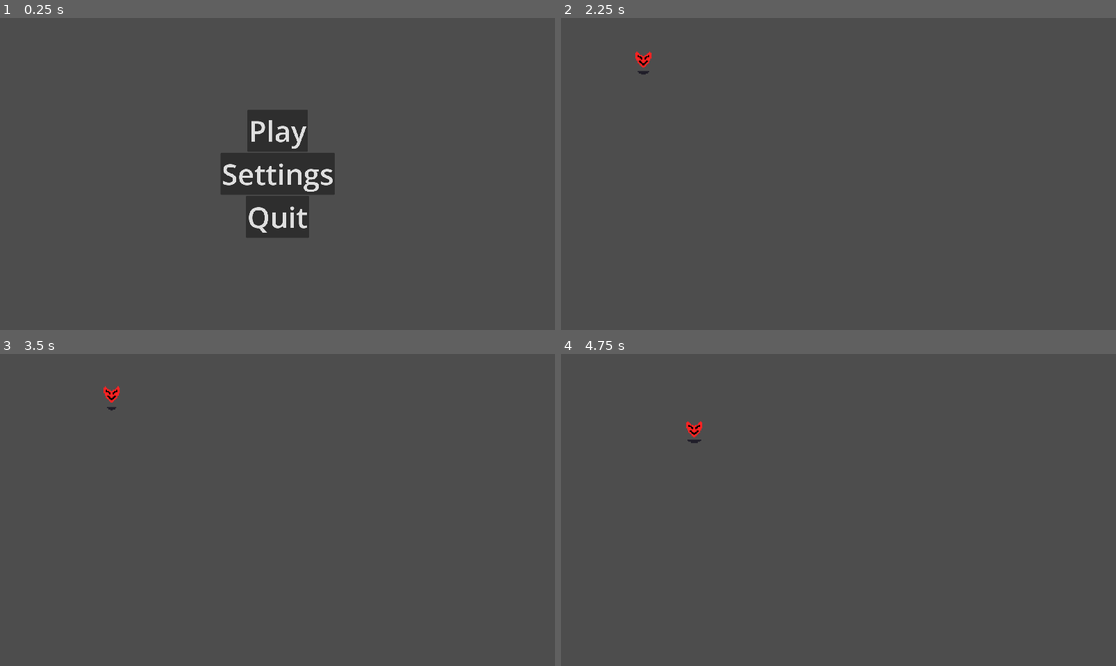
Above: before the commit, frames 1-4 (two rows, left to right).
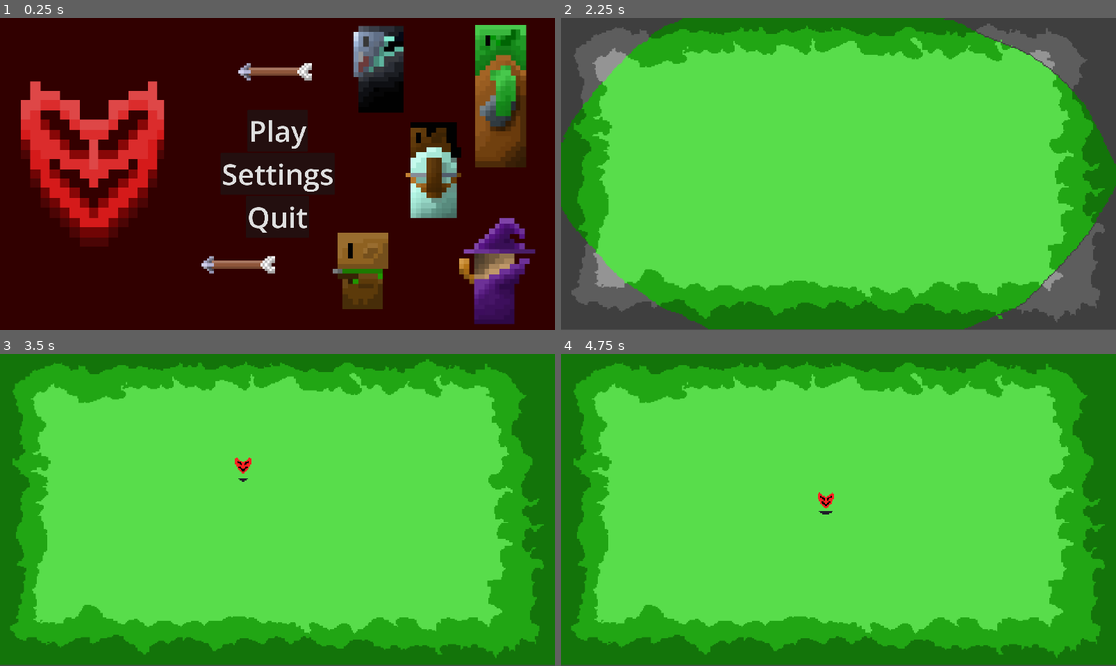
Above: after the commit, the same moments.

Repository: billystein25/GlobalGameJam2026
Game: Godot game, scene res://scenes/ui/start_screne.tscn
Same seed, same stepped clock (60 frames per second), same inputs: the game is played once before the commit and once after it.
Inputs (mouse positions are in pixels of both pictures, inside the frame that each line leads up to):
- Up to frame 1 (0.25 s): no input
- Up to frame 2 (2.25 s): click "Settings" at 0.5 s; click "Return" at 1.25 s; click "Play" at 2 s
- Up to frame 3 (3.5 s): tap Enter at 2.75 s; move the mouse to (399, 494) at 2.77 s; hold Right (Player Go Right) from 2.78 s (still down); tap Space (Jumb) at 2.85 s; click (399, 494) at 2.92 s
- Up to frame 4 (4.75 s): move the mouse to (727, 525) at 3.52 s; release Right (Player Go Right) at 3.53 s; hold S (Player Go Down) 3.53-4.28 s; tap Space (Jumb) at 3.6, 4.35 s; click (727, 525) at 3.67 s; move the mouse to (894, 441) at 4.27 s; hold Right (Player Go Right) from 4.28 s (still down); click (894, 441) at 4.42 s

The runs differ from the first frame. In frame 1, 98% of the frame differs, in the area x 0-100%, y 0-100%; in frame 2, 84%; in frame 3, 100%; in frame 4, 100%.

Commit message:
made deathscreen and animations on start and end

Diff:
--- /dev/null
+++ b/assets/opening-closing-animation.tres
@@ -0,0 +1,128 @@
+[gd_resource type="SpriteFrames" format=3 uid="uid://b6qla0ust1ebe"]
+
+[ext_resource type="Texture2D" uid="uid://c1u13xflqr1wx" path="res://assets/background_death_ending.png" id="1_arxfh"]
+
+[sub_resource type="AtlasTexture" id="AtlasTexture_a1mn7"]
+atlas = ExtResource("1_arxfh")
+region = Rect2(0, 0, 480, 270)
+
+[sub_resource type="AtlasTexture" id="AtlasTexture_n4rb3"]
+atlas = ExtResource("1_arxfh")
+region = Rect2(480, 0, 480, 270)
+
+[sub_resource type="AtlasTexture" id="AtlasTexture_g4s02"]
+atlas = ExtResource("1_arxfh")
+region = Rect2(0, 270, 480, 270)
+
+[sub_resource type="AtlasTexture" id="AtlasTexture_r8xmp"]
+atlas = ExtResource("1_arxfh")
+region = Rect2(480, 270, 480, 270)
+
+[sub_resource type="AtlasTexture" id="AtlasTexture_0w1tv"]
+atlas = ExtResource("1_arxfh")
+region = Rect2(0, 540, 480, 270)
+
+[sub_resource type="AtlasTexture" id="AtlasTexture_pipc1"]
+atlas = ExtResource("1_arxfh")
+region = Rect2(480, 540, 480, 270)
+
+[sub_resource type="AtlasTexture" id="AtlasTexture_mebb3"]
+atlas = ExtResource("1_arxfh")
+region = Rect2(0, 810, 480, 270)
+
+[sub_resource type="AtlasTexture" id="AtlasTexture_xqo3g"]
+atlas = ExtResource("1_arxfh")
+region = Rect2(480, 810, 480, 270)
+
+[sub_resource type="AtlasTexture" id="AtlasTexture_jayuv"]
+atlas = ExtResource("1_arxfh")
+region = Rect2(480, 810, 480, 270)
+
+[sub_resource type="AtlasTexture" id="AtlasTexture_mh5m7"]
+atlas = ExtResource("1_arxfh")
+region = Rect2(0, 810, 480, 270)
+
+[sub_resource type="AtlasTexture" id="AtlasTexture_0fy1o"]
+atlas = ExtResource("1_arxfh")
+region = Rect2(480, 540, 480, 270)
+
+[sub_resource type="AtlasTexture" id="AtlasTexture_bnfsi"]
+atlas = ExtResource("1_arxfh")
+region = Rect2(0, 540, 480, 270)
+
+[sub_resource type="AtlasTexture" id="AtlasTexture_p50vw"]
+atlas = ExtResource("1_arxfh")
+region = Rect2(480, 270, 480, 270)
+
+[sub_resource type="AtlasTexture" id="AtlasTexture_6f7wx"]
+atlas = ExtResource("1_arxfh")
+region = Rect2(0, 270, 480, 270)
+
+[sub_resource type="AtlasTexture" id="AtlasTexture_ewrqh"]
+atlas = ExtResource("1_arxfh")
+region = Rect2(480, 0, 480, 270)
+
+[sub_resource type="AtlasTexture" id="AtlasTexture_poalb"]
+atlas = ExtResource("1_arxfh")
+region = Rect2(0, 0, 480, 270)
+
+[resource]
+animations = [{
+"frames": [{
+"duration": 1.0,
+"texture": SubResource("AtlasTexture_a1mn7")
+}, {
+"duration": 1.0,
+"texture": SubResource("AtlasTexture_n4rb3")
+}, {
+"duration": 1.0,
+"texture": SubResource("AtlasTexture_g4s02")
+}, {
+"duration": 1.0,
+"texture": SubResource("AtlasTexture_r8xmp")
+}, {
+"duration": 1.0,
+"texture": SubResource("AtlasTexture_0w1tv")
+}, {
+"duration": 1.0,
+"texture": SubResource("AtlasTexture_pipc1")
+}, {
+"duration": 1.0,
+"texture": SubResource("AtlasTexture_mebb3")
+}, {
+"duration": 1.0,
+"texture": SubResource("AtlasTexture_xqo3g")
+}],
+"loop": false,
+"name": &"close",
+"speed": 24.0
+}, {
+"frames": [{
+"duration": 1.0,
+"texture": SubResource("AtlasTexture_jayuv")
+}, {
+"duration": 1.0,
+"texture": SubResource("AtlasTexture_mh5m7")
+}, {
+"duration": 1.0,
+"texture": SubResource("AtlasTexture_0fy1o")
+}, {
+"duration": 1.0,
+"texture": SubResource("AtlasTexture_bnfsi")
+}, {
+"duration": 1.0,
+"texture": SubResource("AtlasTexture_p50vw")
+}, {
+"duration": 1.0,
+"texture": SubResource("AtlasTexture_6f7wx")
+}, {
+"duration": 1.0,
+"texture": SubResource("AtlasTexture_ewrqh")
+}, {
+"duration": 1.0,
+"texture": SubResource("AtlasTexture_poalb")
+}],
+"loop": false,
+"name": &"open",
+"speed": 24.0
+}]
--- a/scenes/player.gd
+++ b/scenes/player.gd
@@ -2,6 +2,7 @@
 
 signal request_spawn_bullet(pos: Vector2, dir: Vector2, data: Bullet, source: Node)
 signal on_leave(animation: AnimatedSprite2D, position: Vector2)
+signal died()
 
 var energy: int = 100
 var onEnemy = false
@@ -32,6 +33,7 @@
 @onready var health_bar: ProgressBar = $HealthBar
 
 @export var decay_rate: float = 2.0 # Health lost per second while possessing
+var is_dying: bool = false
 
 
 func _ready() -> void:
@@ -44,6 +46,7 @@
 
 
 func _physics_process(delta: float) -> void:
+	if is_dying: return
 	var direction = Input.get_vector("Player Go Left", "Player Go Right", "Player Go Up", "Player Go Down")
 	speed += delta * direction * acceleration
 	speed *= 1.0 - deceleration
@@ -61,6 +64,7 @@
 			shoot()
 
 func _process(delta: float) -> void:
+	if is_dying: return
 	mouse_pos = get_global_mouse_position()
 
 	if onEnemy:
@@ -197,5 +201,8 @@
 		print("Player Mask Hit! HP: ", health)
 		if health <= 0:
 			print("Player Died!")
-			# TODO: Add game over logic here
+			is_dying = true
+			sprite.play("death")
+			await sprite.animation_finished
+			died.emit()
 			queue_free()
--- a/scenes/root/game_manager.gd
+++ b/scenes/root/game_manager.gd
@@ -26,6 +26,7 @@
 @export var enemies: Node
 @export var projectiles: Node
 @export var menu_ui: MenuUI
+@export var background_animation: AnimatedSprite2D
 @export var spawners: Node
 @export var enemy_spawn_timer: Timer
 @export var increase_spawn_interval_timer: Timer
@@ -40,12 +41,19 @@
 
 # Called when the node enters the scene tree for the first time.
 func _ready() -> void:
+	if background_animation:
+		background_animation.visible = true
+		background_animation.play("open")
+		_handle_intro_animation()
+
+	get_tree().paused = false
 	if menu_ui:
 		menu_ui.load_scene = load_scene
+		menu_ui.is_start_menu = false
 		menu_ui.set_menu_state(MenuUI.MenuStates.NONE)
-		menu_ui.is_start_menu = false
 	var player = get_tree().get_first_node_in_group("player")
 	player.on_leave.connect(on_leave_manager)
+	player.died.connect(_on_player_died)
 	if player:
 		if player.has_signal("request_spawn_bullet"):
 			player.request_spawn_bullet.connect(_on_enemy_spawn_bullet)
@@ -118,4 +126,19 @@
 		animation.play("death")
 	await animation.animation_finished
 	animation.queue_free()
+
+func _handle_intro_animation() -> void:
+	await background_animation.animation_finished
+	background_animation.visible = false
+
+func _on_player_died() -> void:
+	if background_animation:
+		background_animation.visible = true
+		background_animation.play("close")
+		await background_animation.animation_finished
+
+	get_tree().paused = true
+	if menu_ui:
+		menu_ui.visible = true
+		menu_ui.set_menu_state(MenuUI.MenuStates.DEATH_MENU)
 # ***************************************
--- a/scenes/root/game_manager.tscn
+++ b/scenes/root/game_manager.tscn
@@ -4,12 +4,33 @@
 [ext_resource type="PackedScene" uid="uid://bi38a0e7ae2gf" path="res://scenes/enemy.tscn" id="2_r7s56"]
 [ext_resource type="PackedScene" uid="uid://cki75c4q6ug0d" path="res://scenes/player.tscn" id="3_vjrgi"]
 [ext_resource type="PackedScene" uid="uid://jf3v1j7nrgyt" path="res://scenes/ui/start_menu_ui.tscn" id="4_88j5r"]
+[ext_resource type="Texture2D" uid="uid://bmnjjqrf6y2e5" path="res://assets/background_blended1.png" id="5_new_bg"]
+[ext_resource type="SpriteFrames" uid="uid://b6qla0ust1ebe" path="res://assets/opening-closing-animation.tres" id="6_new_anim"]
 
-[node name="GameManager" type="Node" unique_id=993008258 node_paths=PackedStringArray("enemies", "projectiles", "menu_ui")]
+[node name="GameManager" type="Node" unique_id=993008258 node_paths=PackedStringArray("enemies", "projectiles", "menu_ui", "background_animation")]
 script = ExtResource("1_2ofal")
+load_scene = "res://scenes/root/game_manager.tscn"
 enemies = NodePath("Enemies")
 projectiles = NodePath("Projectiles")
 menu_ui = NodePath("MenuUI")
+background_animation = NodePath("BackgroundAnimation")
+
+[node name="StaticBackground" type="TextureRect" parent="."]
+z_index = -100
+anchors_preset = 15
+anchor_right = 1.0
+anchor_bottom = 1.0
+grow_horizontal = 2
+grow_vertical = 2
+texture = ExtResource("5_new_bg")
+
+[node name="BackgroundAnimation" type="AnimatedSprite2D" parent="."]
+z_index = -99
+process_mode = 3
+position = Vector2(960, 540)
+scale = Vector2(4, 4)
+sprite_frames = ExtResource("6_new_anim")
+animation = &"open"
 
 [node name="Enemies" type="Node" parent="." unique_id=1442895623]
 
--- a/scenes/root/main_level.tscn
+++ b/scenes/root/main_level.tscn
@@ -3,22 +3,42 @@
 [ext_resource type="Script" uid="uid://hmw2bx6cbghr" path="res://scenes/root/game_manager.gd" id="1_8lngr"]
 [ext_resource type="PackedScene" uid="uid://cki75c4q6ug0d" path="res://scenes/player.tscn" id="2_b47l5"]
 [ext_resource type="PackedScene" uid="uid://jf3v1j7nrgyt" path="res://scenes/ui/start_menu_ui.tscn" id="2_cko7m"]
+[ext_resource type="Texture2D" uid="uid://bmnjjqrf6y2e5" path="res://assets/background_blended1.png" id="2_vcg01"]
 [ext_resource type="Script" uid="uid://cnm1ti6iwuko5" path="res://scenes/enemy_spawner/enemy_spawner.gd" id="3_b47l5"]
+[ext_resource type="SpriteFrames" uid="uid://b6qla0ust1ebe" path="res://assets/opening-closing-animation.tres" id="4_opens"]
 
-[node name="MainLevel" type="Node" unique_id=1213414492 node_paths=PackedStringArray("enemies", "projectiles", "menu_ui", "spawners", "enemy_spawn_timer", "increase_spawn_interval_timer", "increase_max_spawned_enemies_timer")]
+[node name="MainLevel" type="Node" unique_id=1213414492 node_paths=PackedStringArray("enemies", "projectiles", "menu_ui", "background_animation", "spawners", "enemy_spawn_timer", "increase_spawn_interval_timer", "increase_max_spawned_enemies_timer")]
 script = ExtResource("1_8lngr")
 enemies = NodePath("Entities")
 projectiles = NodePath("Projectiles")
 menu_ui = NodePath("MenuUI")
+background_animation = NodePath("BackgroundAnimation")
 spawners = NodePath("Spawners")
 enemy_spawn_timer = NodePath("EnemySpawnTimer")
 increase_spawn_interval_timer = NodePath("IncreaseSpawnIntervalTimer")
 increase_max_spawned_enemies_timer = NodePath("IncreaseMaxSpawnedEnemiesTimer")
 metadata/_custom_type_script = "uid://hmw2bx6cbghr"
 
+[node name="TextureRect" type="TextureRect" parent="." unique_id=995980816]
+z_index = -100
+offset_left = -1.0
+offset_top = -2.0
+offset_right = 1922.0
+offset_bottom = 1076.0
+texture = ExtResource("2_vcg01")
+
+[node name="BackgroundAnimation" type="AnimatedSprite2D" parent="." unique_id=1263810145]
+process_mode = 3
+z_index = 50
+position = Vector2(960.5, 537.99994)
+scale = Vector2(4.0020833, 3.9925926)
+sprite_frames = ExtResource("4_opens")
+animation = &"open"
+
 [node name="Entities" type="Node2D" parent="." unique_id=755761729]
 
 [node name="Player" parent="Entities" unique_id=1181188848 groups=["player"] instance=ExtResource("2_b47l5")]
+position = Vector2(740, 406)
 
 [node name="Projectiles" type="Node" parent="." unique_id=889259240]
 
--- a/scenes/ui/start_menu_ui.gd
+++ b/scenes/ui/start_menu_ui.gd
@@ -40,6 +40,7 @@
 @export var dm_retry_button: Button
 @export var dm_quit_button: Button
 
+@onready var background: TextureRect = $Background
 
 @onready var btn_to_func: Dictionary[Button, Callable] = {
 	# main menu
@@ -67,7 +68,8 @@
 # Called when the node enters the scene tree for the first time.
 func _ready() -> void:
 	for btn in btn_to_func:
-		btn.pressed.connect(btn_to_func[btn])
+		if btn:
+			btn.pressed.connect(btn_to_func[btn])
 	for slider in slider_value_changed_to_func:
 		slider.value_changed.connect(slider_value_changed_to_func[slider])
 	set_menu_state(curr_menu_state)
@@ -118,9 +120,21 @@
 
 func set_menu_state(state: MenuStates) -> void:
 	print("Set Menu State to: ", state)
+	visible = true
+	if background:
+		background.visible = is_start_menu
+
 	curr_menu_state = state
+
+	if state == MenuStates.DEATH_MENU:
+		Input.set_mouse_mode(Input.MOUSE_MODE_VISIBLE)
+		if dm_retry_button:
+			dm_retry_button.grab_focus()
+
 	match state:
 		MenuStates.NONE:
+			# Hide just the sub-menus or the entire layer depending on design.
+			# If we want the layer hidden: visible = false (but let's keep it visible for now and just hide contents)
 			main_menu.visible = false
 			pause_menu.visible = false
 			settings_menu.visible = false
@@ -168,8 +182,16 @@
 
 
 func _on_play_button_pressed() -> void:
-	if load_scene:
-		get_tree().change_scene_to_file(load_scene)
+	get_tree().paused = false
+	if is_start_menu:
+		if load_scene:
+			print("Changing scene to: ", load_scene)
+			get_tree().change_scene_to_file(load_scene)
+		else:
+			print("Error: load_scene path is empty!")
+	else:
+		print("Reloading current scene")
+		get_tree().reload_current_scene()
 
 
 func _on_resume_button_pressed() -> void:
--- a/scenes/ui/start_menu_ui.tscn
+++ b/scenes/ui/start_menu_ui.tscn
@@ -4,6 +4,7 @@
 [ext_resource type="Theme" uid="uid://cbdk2gb61vwjj" path="res://scenes/ui/button_theme.tres" id="2_v35sh"]
 [ext_resource type="Theme" uid="uid://be6j7ps5y3njk" path="res://scenes/ui/sub_menu_theme.tres" id="3_eexpk"]
 [ext_resource type="LabelSettings" uid="uid://cq7vbl5dcvrsj" path="res://scenes/ui/sub_menu_label_settings.tres" id="4_50ifq"]
+[ext_resource type="Texture2D" path="res://assets/intro_scene.png" id="5_intro"]
 
 [node name="MenuUI" type="CanvasLayer" unique_id=683639668 node_paths=PackedStringArray("main_menu", "mm_play_button",  …(274 unchanged characters)…
 process_mode = 3
@@ -25,6 +26,14 @@
 dm_retry_button = NodePath("DeathMenu/RetryButton")
 dm_quit_button = NodePath("DeathMenu/QuitButton")
 
+[node name="Background" type="TextureRect" parent="."]
+anchors_preset = 15
+anchor_right = 1.0
+anchor_bottom = 1.0
+grow_horizontal = 2
+grow_vertical = 2
+texture = ExtResource("5_intro")
+
 [node name="MainMenu" type="VBoxContainer" parent="." unique_id=2008474761]
 custom_minimum_size = Vector2(200, 800)
 anchors_preset = 8
Binary file added: assets/background_death_ending.png
Not shown, added: assets/background_death_ending.png.import
Binary file added: assets/intro_scene.png
Not shown, added: assets/intro_scene.png.import
